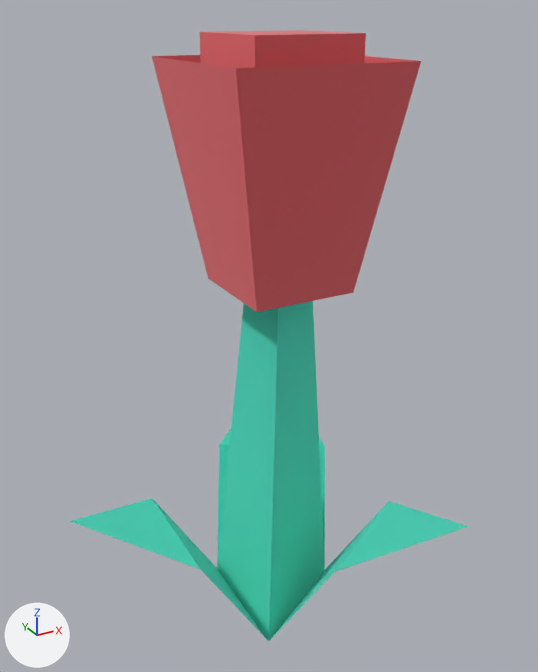
Renders of the glTF model games/pig-pens/baked/models/flowerR.glb from each side of a commit.
The view is the same before and after, from a 50 mm lens placed at (-0.159, -0.288, 0.251), pointed at (-0.003, -0.005, 0.11). Every picture has the same lights, and +X, +Y and +Z are marked at lower left. The first picture is the older version. Vertices at exactly the same position are counted once.

The scene before the commit, as lines of its bpy script (objects in view):
```python
me_mesh_flower_reda = bpy.data.meshes.new('Mesh flower_redA')
me_mesh_flower_reda.from_pydata(...)  # 33 vertices, 56 faces; spans x -0.105..0.055, y -0.091..0.091, z 0.0..0.292
# faces by material slot: [28, 28]
me_mesh_flower_reda.materials.append(mat_blade)  # cyan #73eddd
me_mesh_flower_reda.materials.append(mat_petalred)  # pink #f19398
ob_flower_reda = bpy.data.objects.new('flower_redA', me_mesh_flower_reda)
ob_flower_reda.location = (0.0, 0.0, -0.05)
```
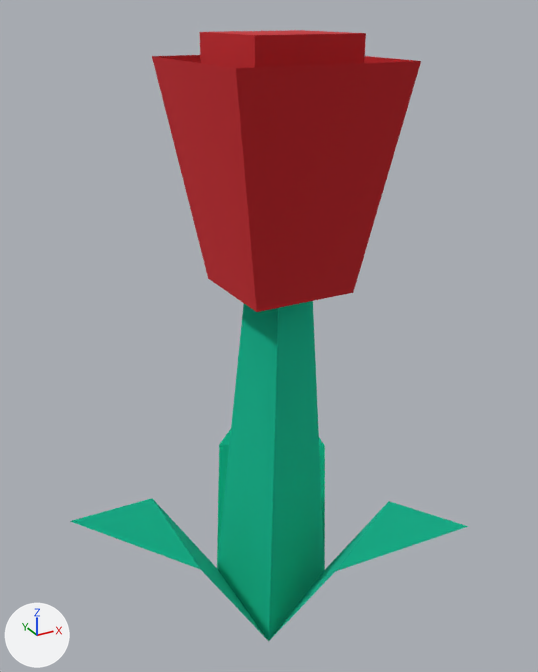
Pixel boxes (x1, y1, x2, y2) of what changed, in the pictures (538 x 672 px):
part 1 of me_mesh_flower_reda, recoloured (darker): (70, 301, 468, 641) in both
part 2 of me_mesh_flower_reda, recoloured (darker): (152, 30, 421, 312) in both

The change, as a list of edits to the scene's bpy script:
```text
Add mat_petal:
    mat_petal = bpy.data.materials.new('petal')
    mat_petal.use_nodes = True; mat_petal.node_tree.nodes.clear()
    _N = mat_petal.node_tree.nodes; _L = mat_petal.node_tree.links
    n0 = _N.new('ShaderNodeBsdfPrincipled'); n0.name = 'Principled BSDF'
    n0.inputs[1].default_value = 1.0  # 'Metallic'
    n0.inputs[2].default_value = 1.0  # 'Roughness'
    n1 = _N.new('ShaderNodeOutputMaterial'); n1.name = 'Material Output'
    n2 = _N.new('ShaderNodeVertexColor'); n2.name = 'Color Attribute'
    _L.new(n0.outputs[0], n1.inputs[0])  # 'BSDF' to 'Surface'
    _L.new(n2.outputs[0], n0.inputs[0])  # 'Color' to 'Base Color'
Add mat_grass:
    mat_grass = bpy.data.materials.new('grass')
    mat_grass.use_nodes = True; mat_grass.node_tree.nodes.clear()
    _N = mat_grass.node_tree.nodes; _L = mat_grass.node_tree.links
    n0 = _N.new('ShaderNodeBsdfPrincipled'); n0.name = 'Principled BSDF'
    n0.inputs[1].default_value = 1.0  # 'Metallic'
    n0.inputs[2].default_value = 1.0  # 'Roughness'
    n1 = _N.new('ShaderNodeOutputMaterial'); n1.name = 'Material Output'
    n2 = _N.new('ShaderNodeVertexColor'); n2.name = 'Color Attribute'
    _L.new(n0.outputs[0], n1.inputs[0])  # 'BSDF' to 'Surface'
    _L.new(n2.outputs[0], n0.inputs[0])  # 'Color' to 'Base Color'
Change me_mesh_flower_reda:
    where me_mesh_flower_reda.from_pydata(...)  # 33 vertices, 56 faces; spans x -0.105..0.055, y -0.091..0.091, z 0.0..0.292
    used by ob_flower_reda; location = (0.0, 0.0, -0.05)
    me_mesh_flower_reda part 1: all 28 faces that had it switch from mat_blade (cyan #73eddd) to mat_grass
    me_mesh_flower_reda part 2: all 28 faces that had it switch from mat_petalred (pink #f19398) to mat_petal
    me_mesh_flower_reda part 3: vertex colours changed
```
